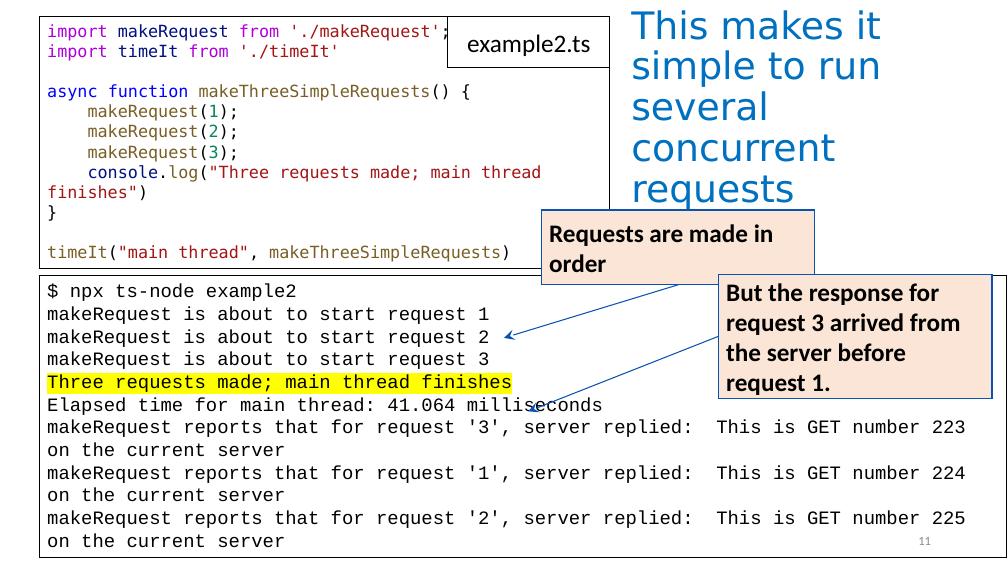
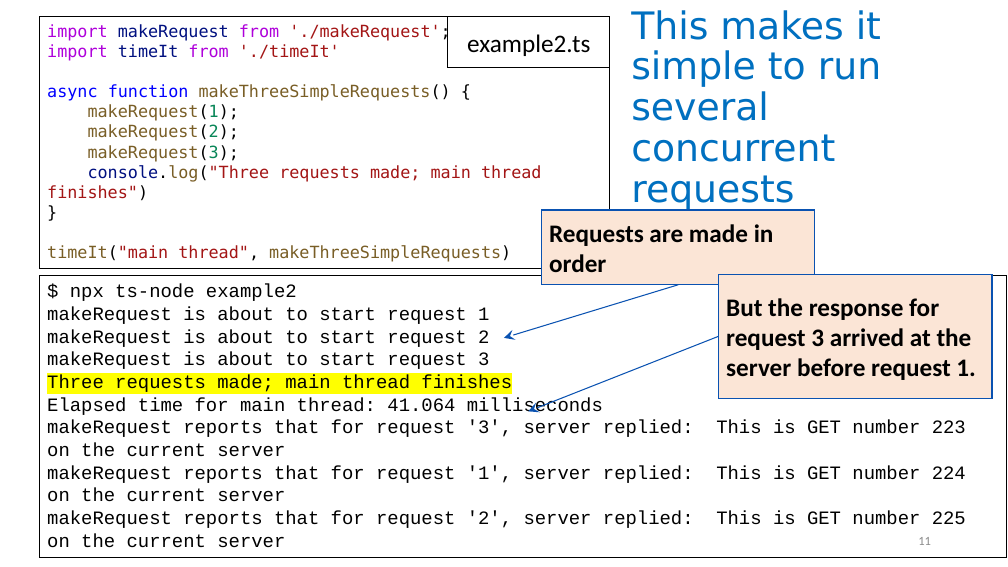
Before and after one commit to neu-se/CS4530-Spring-2023, a slide deck: slide 11 of Slides/Module 05 Concurrency Patterns in Typescript.pptx. Drawn at 1008x567 pixels with LibreOffice and Linux fonts; fonts in the diff are those of the drawing. Boxes give left, top, right and bottom in pixels: in the first picture for what was removed or moved away, otherwise in the second. Text is boxed around its words. In the diff, an @@ line names an element or a change of style, - is before the commit and + after.

Commit message:
fixed typos in M05 slides

```diff
--- a/Slides/Module 05 Concurrency Patterns in Typescript.pptx
+++ b/Slides/Module 05 Concurrency Patterns in Typescript.pptx
@@ text in rectangle at (726, 298, 975, 380): text changed @@
-But the response for request 3 arrived from the server before request 1.
+But the response for request 3 arrived at the server before request 1.
```
Also in this commit, not shown: 1 other file.
